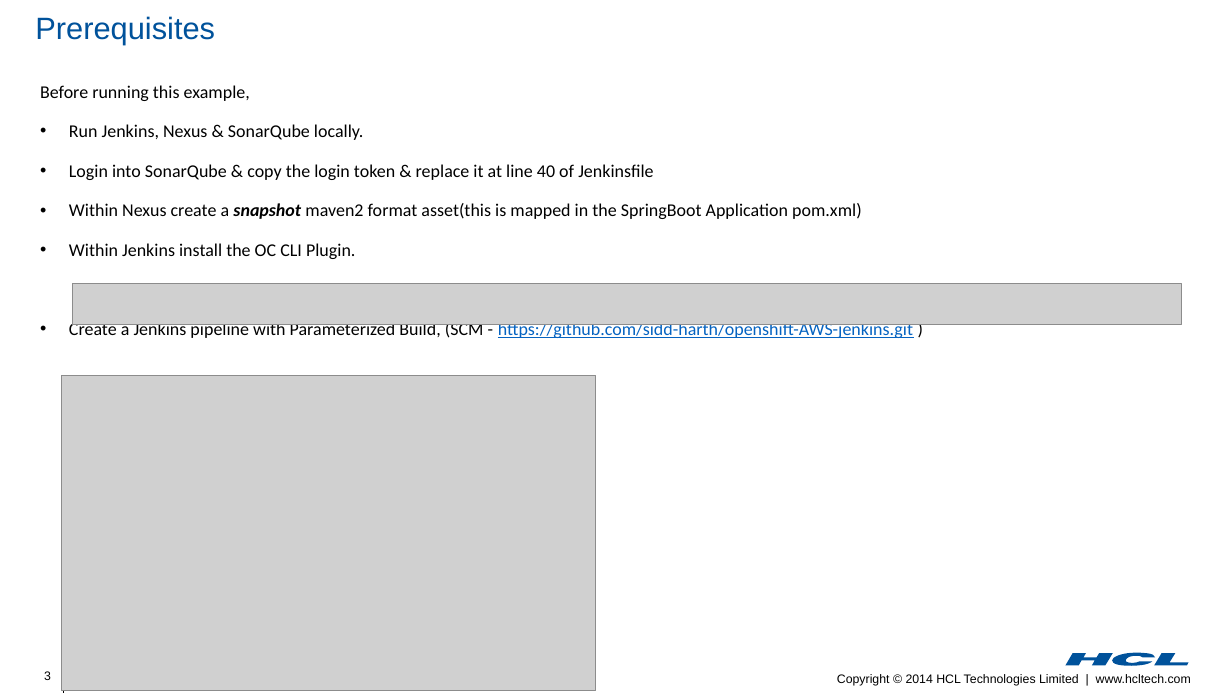
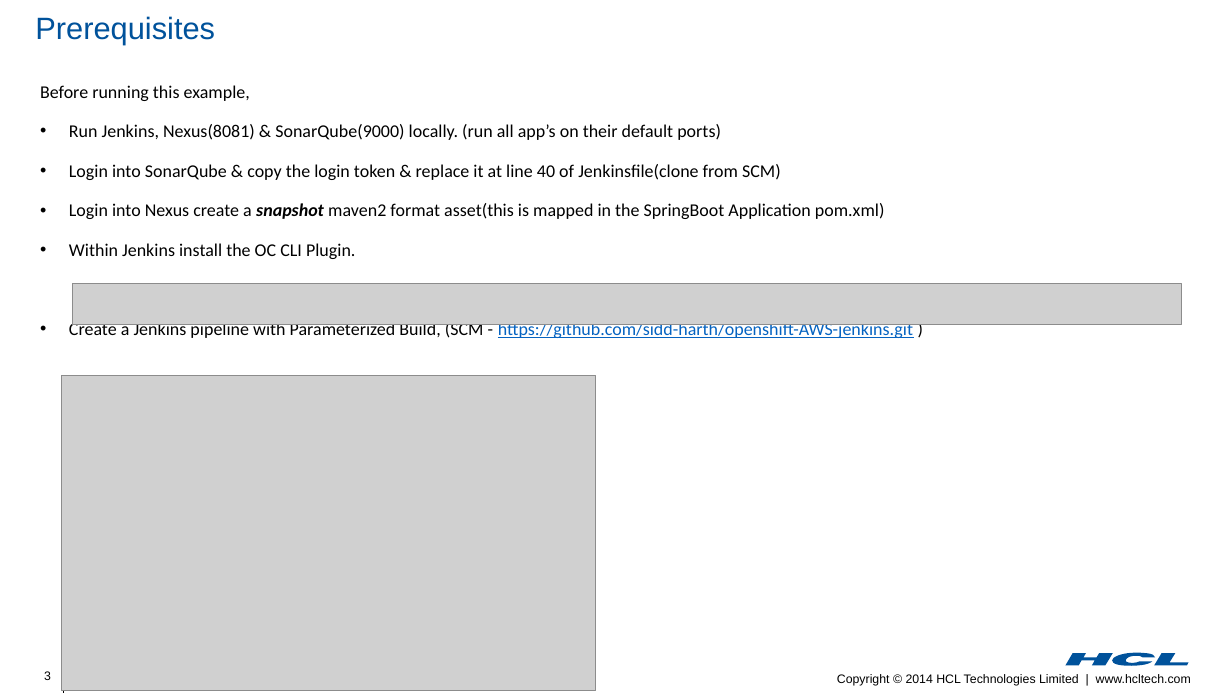
Before and after one commit to sidd-harth/openshift-AWS-jenkins, a slide deck: slide 3 of Openshift Jenkins CICD.pptx. Drawn at 1232x693 pixels with LibreOffice and Linux fonts; fonts in the diff are those of the drawing; grey boxes stand for pictures; background and template pictures are left out. Boxes give left, top, right and bottom in pixels: in the first picture for what was removed or moved away, otherwise in the second. Text is boxed around its words. In the diff, an @@ line names an element or a change of style, - is before the commit and + after.

```diff
--- a/Openshift Jenkins CICD.pptx
+++ b/Openshift Jenkins CICD.pptx
@@ text at (x1=69, y1=124, x2=885, y2=219): text changed @@
-• Run Jenkins, Nexus & SonarQube locally.
-• Login into SonarQube & copy the login token & replace it at line 40 of Jenkinsfile
-• Within Nexus create a snapshot maven2 format asset(this is mapped in the SpringBoot Application pom.xml)
+• Run Jenkins, Nexus(8081) & SonarQube(9000) locally. (run all app’s on their default ports)
+• Login into SonarQube & copy the login token & replace it at line 40 of Jenkinsfile(clone from SCM)
+• Login into Nexus create a snapshot maven2 format asset(this is mapped in the SpringBoot Application pom.xml)
```
Also in this commit, not shown: 1 other slide changed.
